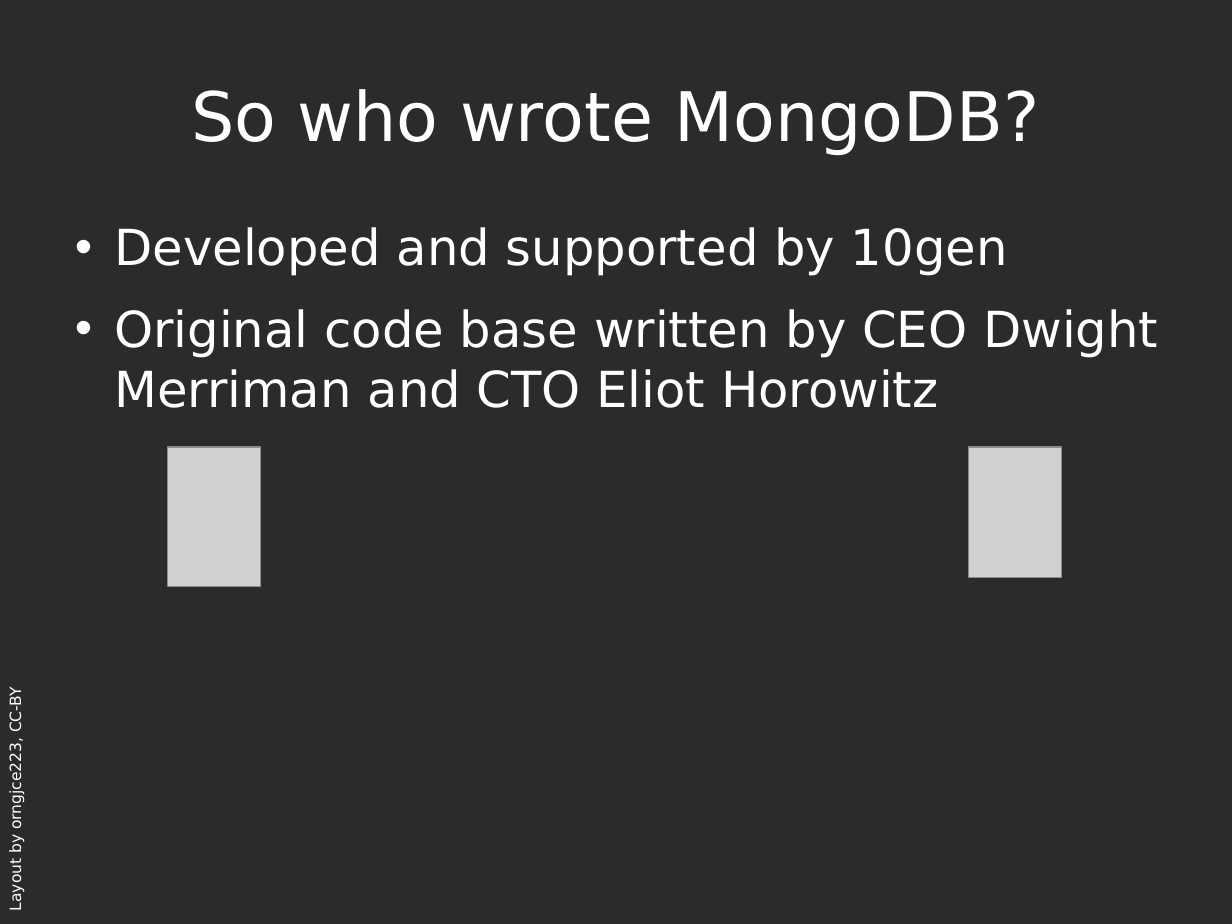
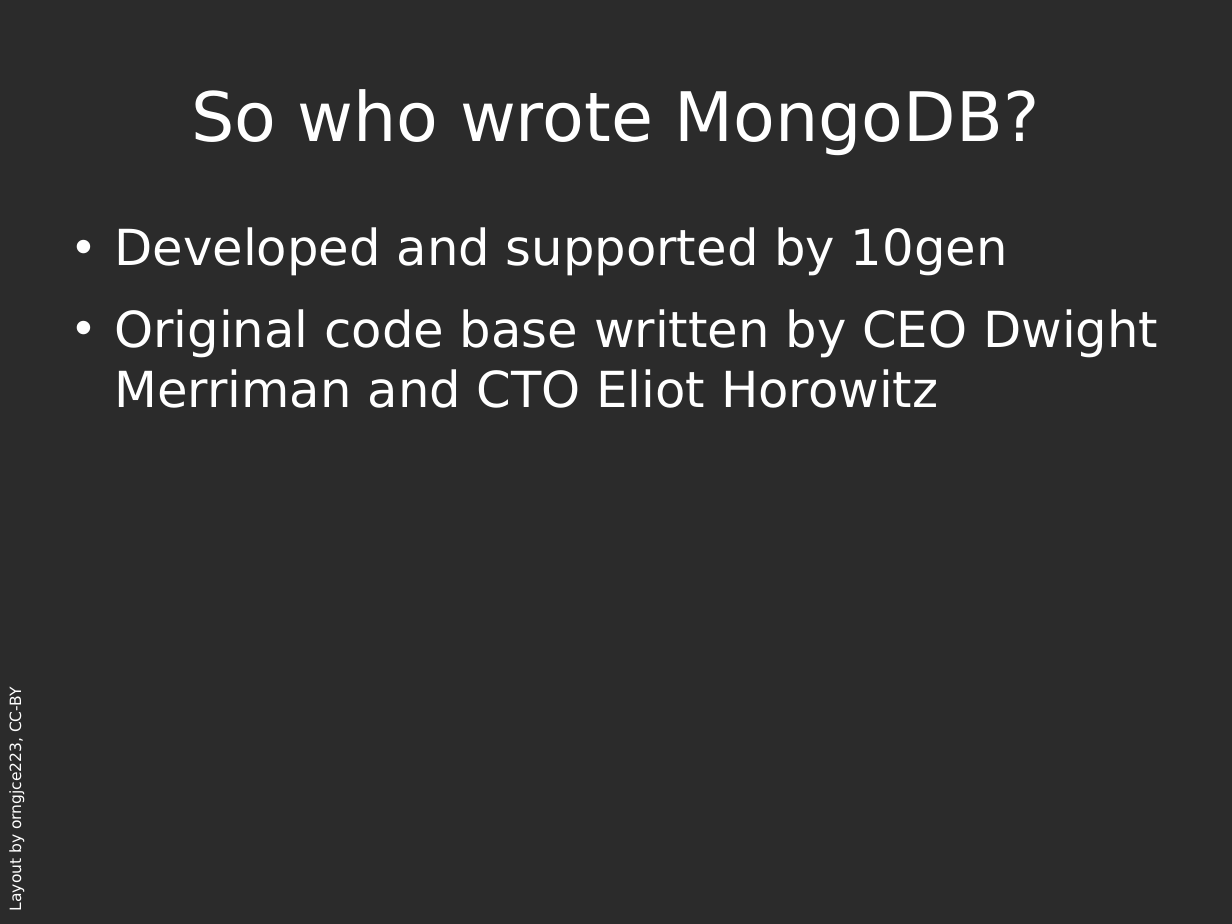
Before and after one commit to zippy1981/TalkMaterials, a slide deck: slide 7 of PGEast/The Brave New World of MaybeSQL.odp (slide 8 before the commit). Drawn at 1232x924 pixels with LibreOffice and Linux fonts; fonts in the diff are those of the drawing; grey boxes stand for pictures; background and template pictures are left out; a plain dark background stands for a picture behind light text. Boxes give left, top, right and bottom in pixels: in the first picture for what was removed or moved away, otherwise in the second. Text is boxed around its words. In the diff, an @@ line names an element or a change of style, - is before the commit and + after.

Commit message:
Updated slides. Added more pretty pictures.

```diff
--- a/PGEast/The Brave New World of MaybeSQL.odp
+++ b/PGEast/The Brave New World of MaybeSQL.odp
@@ picture removed at (168, 447, 260, 587) @@
@@ picture removed at (969, 447, 1062, 578) @@
```
Also in this commit, not shown: 4 other slides changed, 2 slides added, 2 slides removed, 4 other files.
